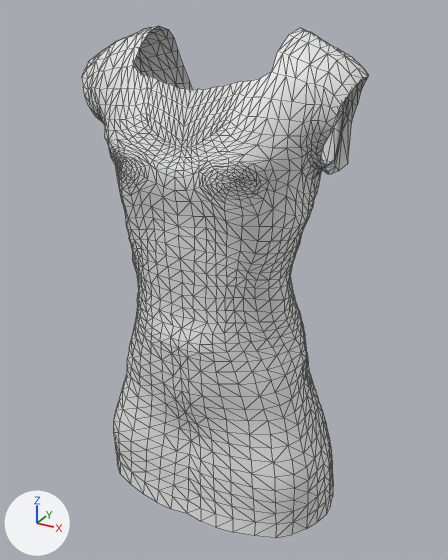
The glTF model public/body3d/garments/male/mindfront_f_dress_01.glb, before and after one commit.
One viewpoint serves both versions: a camera (50 mm lens) standing at (0.493, -0.895, 1.488) and looking at (0.002, -0.002, 1.041). Arrows for +X, +Y and +Z are at lower left; the lights stay in place. The first picture is the older version. Mesh edges are drawn as thin lines.

Names of what the first picture shows: 'mindfront_f_dress_01'.
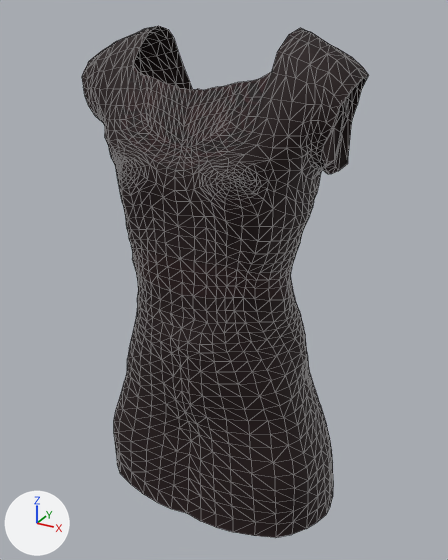
Pixel boxes (x1, y1, x2, y2) of what changed, in the pictures (448 x 560 px):
'mindfront_f_dress_01', recoloured (white to grey)
    both: (82, 26, 369, 538)

The change in detail:
Picture 'F_Dress_01_NRM' (img_f_dress_01_nrm) is new.
Picture 'F_Dress_01' (img_f_dress_01) is new.
Material 'mindfront_f_dress_01.001' (mat_mindfront_f_dress_01_001) is new.
Uses the picture img_f_dress_01.
Uses the picture img_f_dress_01_nrm.
me_f_dress_01_001 has 1840 vertices, 3548 faces and spans x -0.235..0.235, y -0.156..0.147, z 0.616..1.461.
me_f_dress_01_001 gains material mat_mindfront_f_dress_01_001.
